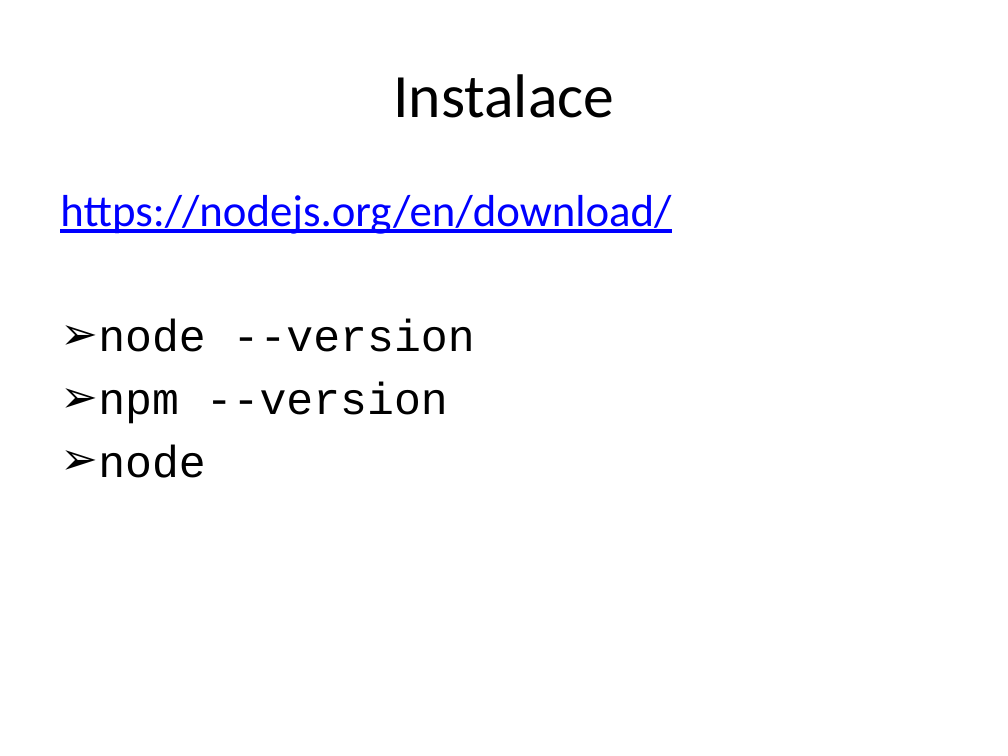
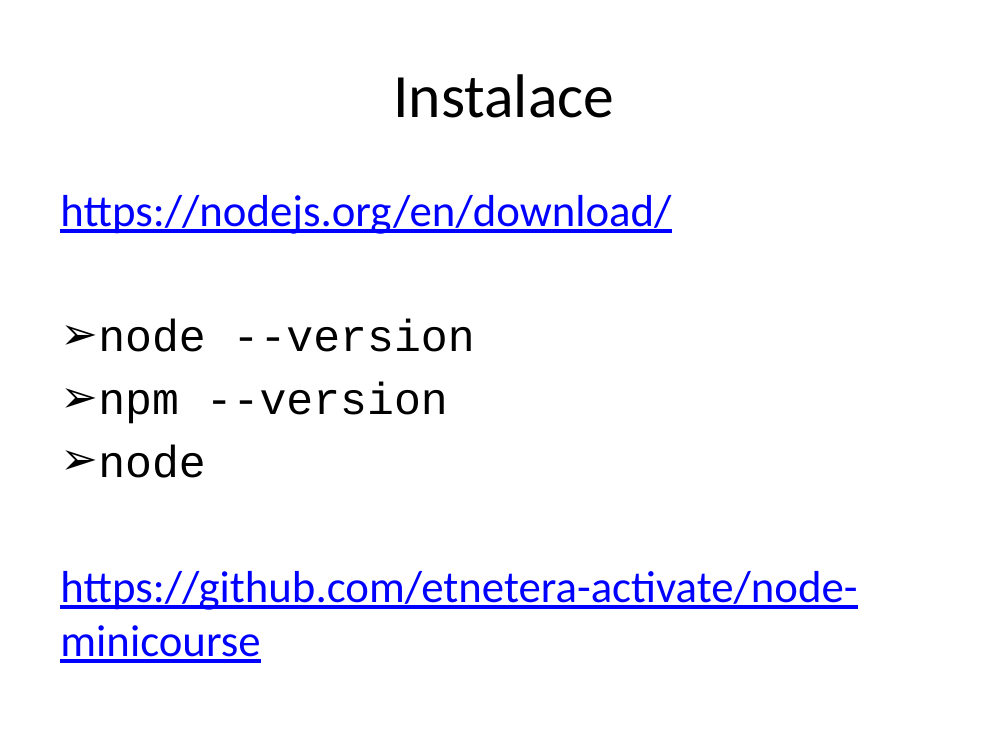
Before and after one commit to etnetera-activate/node-minicourse, a slide deck: slide 5 of node-uvod.pptx. Drawn at 1008x756 pixels with LibreOffice and Linux fonts; fonts in the diff are those of the drawing; background and template pictures are left out. Boxes give left, top, right and bottom in pixels: in the first picture for what was removed or moved away, otherwise in the second. Text is boxed around its words. In the diff, an @@ line names an element or a change of style, - is before the commit and + after.

```diff
--- a/node-uvod.pptx
+++ b/node-uvod.pptx
@@ text at [60,571,857,663]: paragraph added @@
+https://github.com/etnetera-activate/node-minicourse
```
Also in this commit, not shown: 2 other slides changed, 1 other file.
